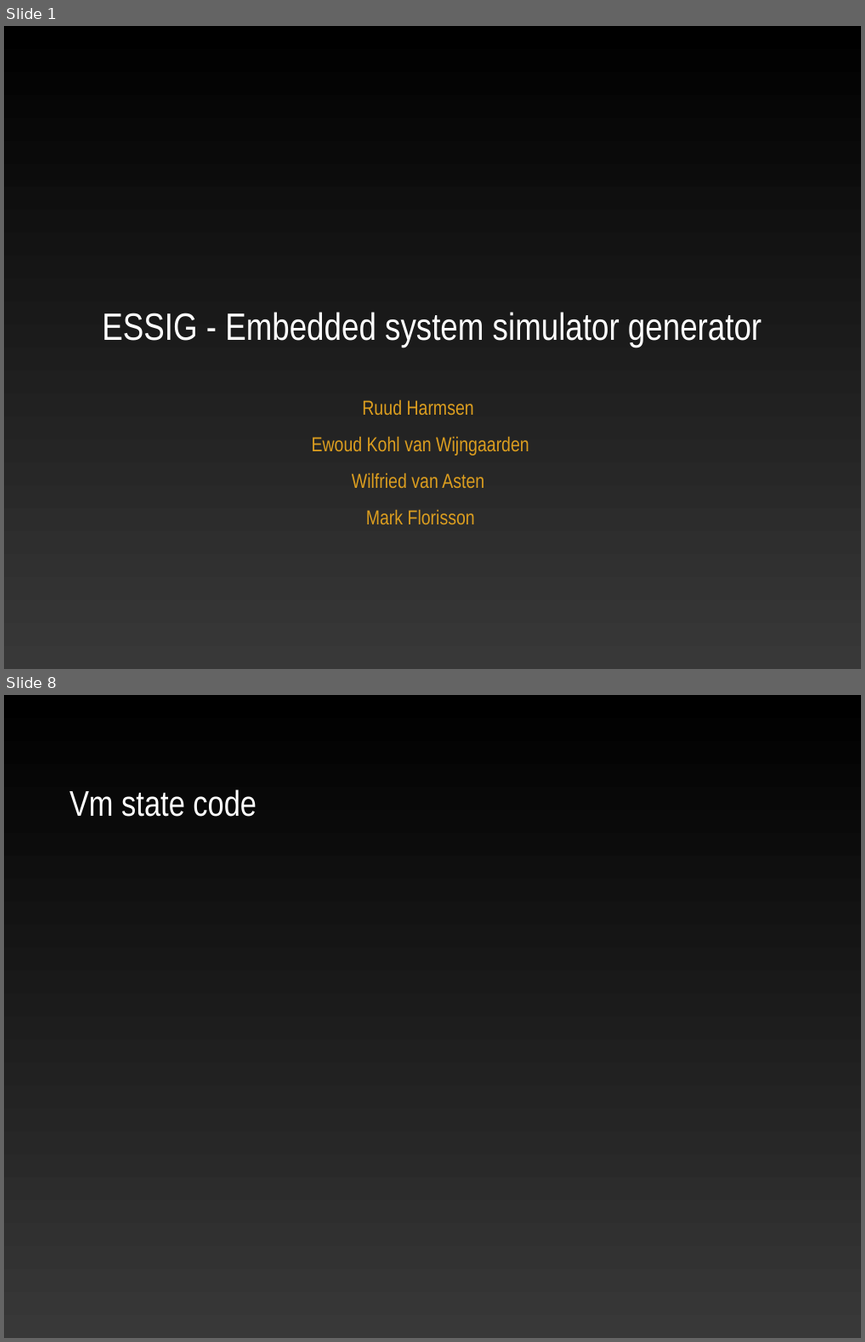
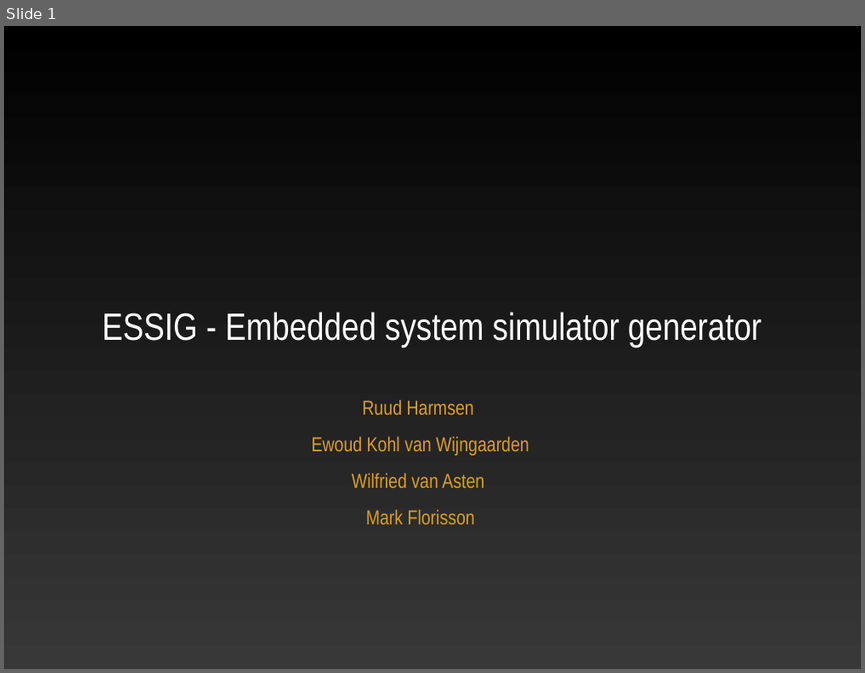
Before and after one commit to ekohl/essig, a slide deck: presentation/essig.ppt. Shown one above the other, each under a label of ours: slides 1 and 8 before the commit, slide 1 after it; the slides between them are not shown. The pictures are 865x1342 and 865x673 pixels, drawn with LibreOffice and Linux fonts; fonts in the diff are those of the drawing; background and template pictures are left out. Boxes give left, top, right and bottom in pixels: in the first picture for what was removed or moved away, otherwise in the second. Text is boxed around its words. In the diff, an @@ line names an element or a change of style, - is before the commit and + after.

```diff
--- a/presentation/essig.ppt
+++ b/presentation/essig.ppt
@@ slide 8 removed at (4,695,861,1338), background picture (left out) @@
@@ text removed at (69,789,256,817) @@
-Vm state code
```
Also in this commit, not shown: 6 slides changed, 5 slides added, 5 other slides removed.
